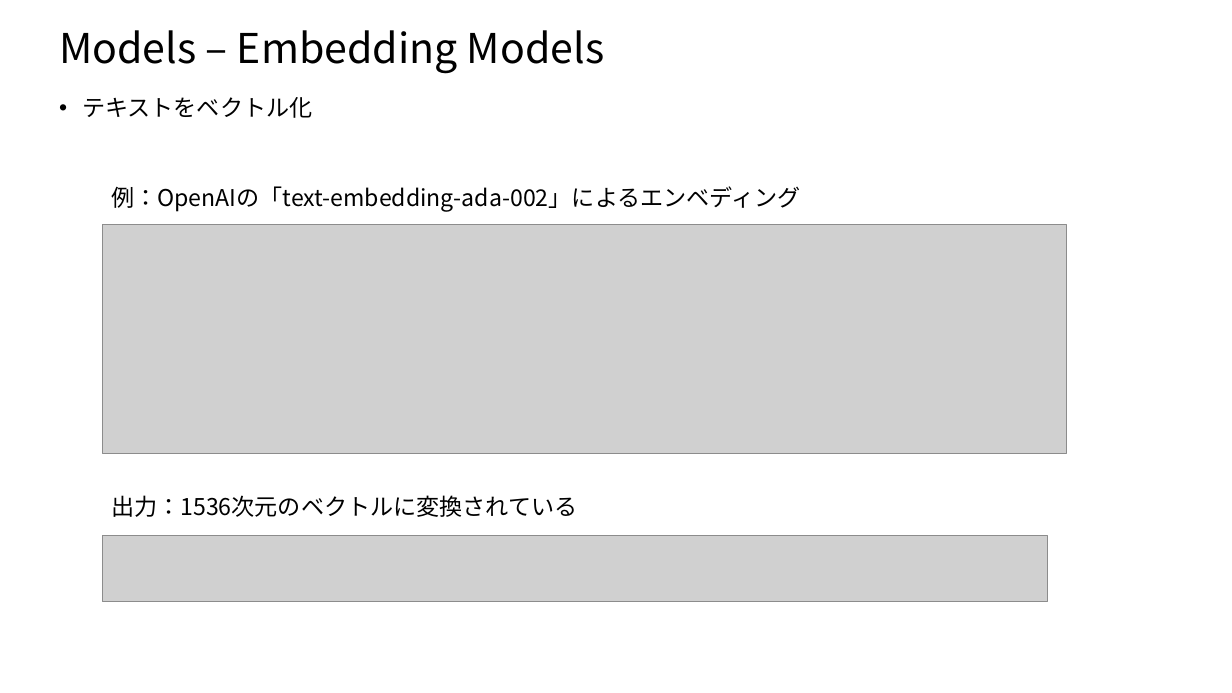
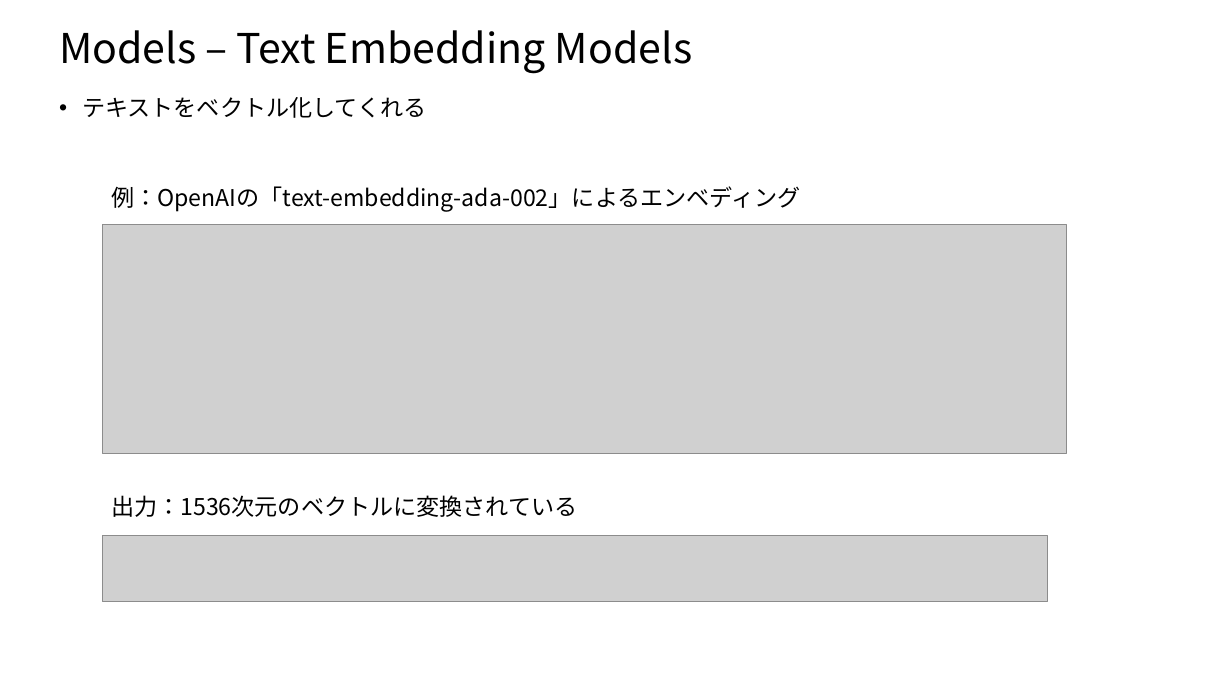
Before and after one commit to nakayasu720/report, a slide deck: slide 8 of LangChainについて.pptx (slide 7 before the commit). Drawn at 1232x693 pixels with LibreOffice and Linux fonts; fonts in the diff are those of the drawing; grey boxes stand for pictures. Boxes give left, top, right and bottom in pixels: in the first picture for what was removed or moved away, otherwise in the second. Text is boxed around its words. In the diff, an @@ line names an element or a change of style, - is before the commit and + after.

```diff
--- a/LangChainについて.pptx
+++ b/LangChainについて.pptx
@@ title at <box>59,30,692,74</box>: text changed @@
-Models – Embedding Models
+Models – Text Embedding Models
@@ text at <box>82,97,426,118</box>: text changed @@
-• テキストをベクトル化
+• テキストをベクトル化してくれる
```
Also in this commit, not shown: 10 other slides changed, 1 slide added.
